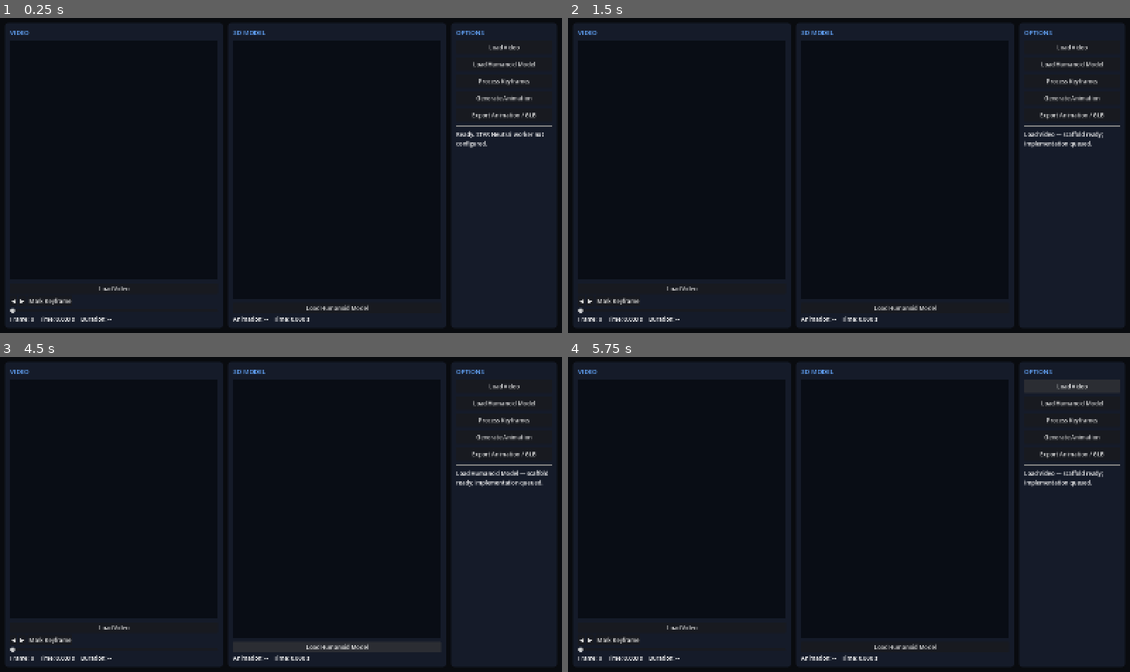
Above: before the commit, frames 1-4 (two rows, left to right).
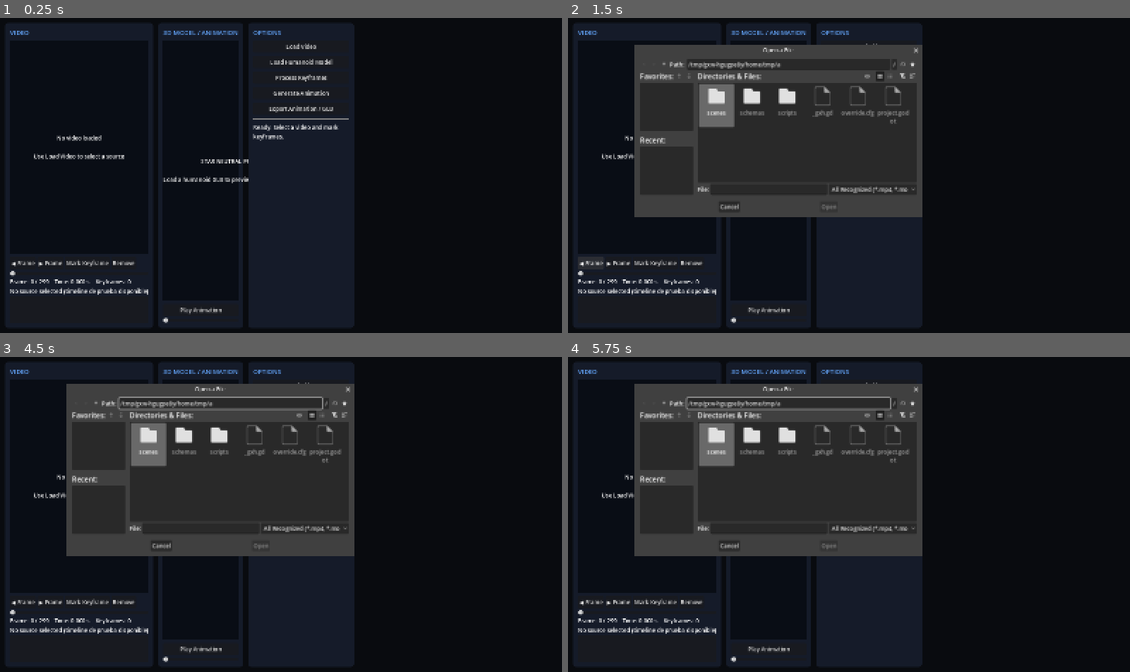
Above: after the commit, the same moments.

Repository: AoMartin/animeo-star
Game: Godot game, scene res://scenes/main.tscn
The game is run twice, just before and just after one commit, with the same random seed, the same clock (stepped at 60 frames per second) and the same inputs.
Inputs (mouse positions are in pixels of both pictures, inside the frame that each line leads up to):
- Up to frame 1 (0.25 s): no input
- Up to frame 2 (1.5 s): click "Load Video" at 0.5 s; click (590, 263) at 1.25 s, where only the run after the commit has a clickable "◀ Frame"
- Up to frame 3 (4.5 s): click (50, 602) at 2 s, where only the run after the commit has a clickable "▶ Frame"; click "Mark Keyframe" at 2.75 s; click (123, 602) at 3.5 s, where only the run after the commit has a clickable "Remove"; click "Load Humanoid Model" at 4.25 s
- Up to frame 4 (5.75 s): click "Load Video" at 5 s

The runs differ from the first frame. In frame 1, 21% of the frame differs, in the area x 1-99%, y 1-99%; in frame 2, 47%; in frame 3, 47%; in frame 4, 47%.

Commit message:
feat: add testable keyframe processing MVP

Diff:
--- a/project.godot
+++ b/project.godot
@@ -1,12 +1,21 @@
-; Animeo Star - Godot 4.7
-; Local executable/model paths live in the ignored .env file.
+; Engine configuration file.
+; It's best edited using the editor UI and not directly,
+; since the parameters that go here are not all obvious.
+;
+; Format:
+;   [section] ; section goes between []
+;   param=value ; assign values to parameters
+
 config_version=5
 
 [application]
+
 config/name="Animeo Star"
 run/main_scene="res://scenes/main.tscn"
+config/features=PackedStringArray("4.7")
 
 [display]
+
 window/size/viewport_width=1600
 window/size/viewport_height=900
 window/size/window_width_override=1600
@@ -14,6 +23,7 @@
 window/stretch/mode="canvas_items"
 
 [rendering]
+
 renderer/rendering_method="gl_compatibility"
 renderer/rendering_method.mobile="gl_compatibility"
 environment/defaults/default_clear_color=Color(0.035, 0.043, 0.06, 1)
--- a/scripts/main.gd
+++ b/scripts/main.gd
@@ -2,8 +2,19 @@
 
 const PANEL_COLOR := Color("151b29")
 const ACCENT := Color("65a8ff")
+const DATA_DIR := "user://processing"
+
 var status_label: Label
+var video_info: Label
+var frame_label: Label
 var video_slider: HSlider
+var keyframe_list: ItemList
+var source_path := ""
+var frame_index := 0
+var frame_rate := 30.0
+var frame_count := 300
+var keyframes: Dictionary = {}
+var file_dialog: FileDialog
 
 func _ready() -> void:
 	_build_ui()
@@ -11,95 +22,217 @@
 func _build_ui() -> void:
 	var margin := MarginContainer.new()
 	margin.set_anchors_and_offsets_preset(Control.PRESET_FULL_RECT)
-	margin.add_theme_constant_override("margin_left", 18)
-	margin.add_theme_constant_override("margin_top", 18)
-	margin.add_theme_constant_override("margin_right", 18)
-	margin.add_theme_constant_override("margin_bottom", 18)
+	for property in ["margin_left", "margin_top", "margin_right", "margin_bottom"]:
+		margin.add_theme_constant_override(property, 18)
 	add_child(margin)
-
 	var columns := HBoxContainer.new()
 	columns.add_theme_constant_override("separation", 14)
 	margin.add_child(columns)
-	columns.add_child(_make_workspace("VIDEO", "Load Video", true))
-	columns.add_child(_make_workspace("3D MODEL", "Load Humanoid Model", false))
-	columns.add_child(_make_options())
-
-func _make_workspace(title: String, action: String, is_video: bool) -> Control:
+	columns.add_child(_make_video_panel())
+	columns.add_child(_make_model_panel())
+	columns.add_child(_make_options_panel())
+	file_dialog = FileDialog.new()
+	file_dialog.file_mode = FileDialog.FILE_MODE_OPEN_FILE
+	file_dialog.access = FileDialog.ACCESS_FILESYSTEM
+	file_dialog.filters = PackedStringArray(["*.mp4, *.mov, *.avi, *.webm, *.ogv ; Video files", "*.* ; All files"])
+	file_dialog.file_selected.connect(_on_video_selected)
+	add_child(file_dialog)
+
+func _make_video_panel() -> Control:
+	var panel := _panel()
+	panel.size_flags_stretch_ratio = 1.0
+	var root := _column(panel)
+	root.add_child(_heading("VIDEO"))
+	var preview := ColorRect.new()
+	preview.color = Color("090d15")
+	preview.custom_minimum_size = Vector2(0, 360)
+	preview.size_flags_vertical = Control.SIZE_EXPAND_FILL
+	var preview_text := Label.new()
+	preview_text.text = "No video loaded\n\nUse Load Video to select a source"
+	preview_text.horizontal_alignment = HORIZONTAL_ALIGNMENT_CENTER
+	preview_text.vertical_alignment = VERTICAL_ALIGNMENT_CENTER
+	preview_text.set_anchors_and_offsets_preset(Control.PRESET_FULL_RECT)
+	preview.add_child(preview_text)
+	root.add_child(preview)
+	var controls := VBoxContainer.new()
+	root.add_child(controls)
+	var buttons := HBoxContainer.new()
+	controls.add_child(buttons)
+	_add_button(buttons, "◀ Frame", _previous_frame)
+	_add_button(buttons, "▶ Frame", _next_frame)
+	_add_button(buttons, "Mark Keyframe", _mark_keyframe)
+	_add_button(buttons, "Remove", _remove_keyframe)
+	video_slider = HSlider.new()
+	video_slider.min_value = 0
+	video_slider.max_value = frame_count - 1
+	video_slider.step = 1
+	video_slider.value_changed.connect(_on_slider_changed)
+	controls.add_child(video_slider)
+	frame_label = Label.new()
+	controls.add_child(frame_label)
+	video_info = Label.new()
+	controls.add_child(video_info)
+	keyframe_list = ItemList.new()
+	keyframe_list.custom_minimum_size.y = 75
+	controls.add_child(keyframe_list)
+	_update_video_state()
+	return panel
+
+func _make_model_panel() -> Control:
+	var panel := _panel()
+	panel.size_flags_stretch_ratio = 1.0
+	var root := _column(panel)
+	root.add_child(_heading("3D MODEL / ANIMATION"))
+	var preview := ColorRect.new()
+	preview.color = Color("090d15")
+	preview.custom_minimum_size = Vector2(0, 360)
+	preview.size_flags_vertical = Control.SIZE_EXPAND_FILL
+	var text := Label.new()
+	text.text = "STAR NEUTRAL PREVIEW\n\nLoad a humanoid GLB to preview retargeted motion"
+	text.horizontal_alignment = HORIZONTAL_ALIGNMENT_CENTER
+	text.vertical_alignment = VERTICAL_ALIGNMENT_CENTER
+	text.set_anchors_and_offsets_preset(Control.PRESET_FULL_RECT)
+	preview.add_child(text)
+	root.add_child(preview)
+	var controls := VBoxContainer.new()
+	root.add_child(controls)
+	_add_button(controls, "Play Animation", _play_animation)
+	var animation_slider := HSlider.new()
+	animation_slider.max_value = 1.0
+	controls.add_child(animation_slider)
+	return panel
+
+func _make_options_panel() -> Control:
+	var panel := _panel()
+	panel.custom_minimum_size.x = 300
+	panel.size_flags_horizontal = Control.SIZE_SHRINK_END
+	var root := _column(panel)
+	root.add_child(_heading("OPTIONS"))
+	_add_button(root, "Load Video", _open_video)
+	_add_button(root, "Load Humanoid Model", _load_model)
+	_add_button(root, "Process Keyframes", _process_keyframes)
+	_add_button(root, "Generate Animation", _generate_animation)
+	_add_button(root, "Export Animation / GLB", _export_animation)
+	root.add_child(HSeparator.new())
+	status_label = Label.new()
+	status_label.autowrap_mode = TextServer.AUTOWRAP_WORD_SMART
+	status_label.text = "Ready. Select a video and mark keyframes."
+	root.add_child(status_label)
+	root.add_spacer(false)
+	return panel
+
+func _panel() -> PanelContainer:
 	var panel := PanelContainer.new()
-	panel.size_flags_horizontal = Control.SIZE_EXPAND_FILL
-	panel.size_flags_stretch_ratio = 1.0
 	panel.add_theme_stylebox_override("panel", _box(PANEL_COLOR, 10))
+	return panel
+
+func _column(parent: Control) -> VBoxContainer:
 	var root := VBoxContainer.new()
 	root.add_theme_constant_override("separation", 10)
-	panel.add_child(root)
-	var heading := Label.new()
-	heading.text = title
-	heading.add_theme_font_size_override("font_size", 18)
-	heading.add_theme_color_override("font_color", ACCENT)
-	root.add_child(heading)
-	var viewport := ColorRect.new()
-	viewport.color = Color("090d15")
-	viewport.custom_minimum_size = Vector2(0, 360)
-	viewport.size_flags_vertical = Control.SIZE_EXPAND_FILL
-	root.add_child(viewport)
-	var controls := VBoxContainer.new()
-	root.add_child(controls)
+	parent.add_child(root)
+	return root
+
+func _heading(text: String) -> Label:
+	var label := Label.new()
+	label.text = text
+	label.add_theme_font_size_override("font_size", 18)
+	label.add_theme_color_override("font_color", ACCENT)
+	return label
+
+func _add_button(parent: Container, text: String, callback: Callable) -> Button:
 	var button := Button.new()
-	button.text = action
-	button.pressed.connect(_on_action.bind(action))
-	controls.add_child(button)
-	if is_video:
-		var row := HBoxContainer.new()
-		controls.add_child(row)
-		for label_text in ["◀", "▶", "Mark Keyframe"]:
-			var b := Button.new()
-			b.text = label_text
-			row.add_child(b)
-		video_slider = HSlider.new()
-		video_slider.min_value = 0
-		video_slider.max_value = 1
-		video_slider.size_flags_horizontal = Control.SIZE_EXPAND_FILL
-		controls.add_child(video_slider)
-		var info := Label.new()
-		info.text = "Frame: 0    Time: 0.000 s    Duration: --"
-		controls.add_child(info)
+	button.text = text
+	button.custom_minimum_size.y = 34
+	button.pressed.connect(callback)
+	parent.add_child(button)
+	return button
+
+func _open_video() -> void:
+	file_dialog.popup_centered_ratio(0.75)
+
+func _on_video_selected(path: String) -> void:
+	source_path = path
+	frame_index = 0
+	keyframes.clear()
+	_update_video_state()
+	_set_status("Video seleccionado. Marca los frames que quieres procesar.")
+
+func _previous_frame() -> void:
+	_set_frame(frame_index - 1)
+
+func _next_frame() -> void:
+	_set_frame(frame_index + 1)
+
+func _set_frame(value: int) -> void:
+	frame_index = clampi(value, 0, frame_count - 1)
+	if video_slider:
+		video_slider.set_value_no_signal(frame_index)
+	_update_video_state()
+
+func _on_slider_changed(value: float) -> void:
+	_set_frame(roundi(value))
+
+func _mark_keyframe() -> void:
+	keyframes[frame_index] = {"frame_index": frame_index, "timestamp": frame_index / frame_rate, "status": "pending"}
+	_update_video_state()
+	_set_status("Keyframe %d marcado." % frame_index)
+
+func _remove_keyframe() -> void:
+	keyframes.erase(frame_index)
+	_update_video_state()
+
+func _update_video_state() -> void:
+	if not frame_label:
+		return
+	frame_label.text = "Frame: %d / %d    Time: %.3f s    Keyframes: %d" % [frame_index, frame_count - 1, frame_index / frame_rate, keyframes.size()]
+	if video_info:
+		video_info.text = source_path if source_path else "No source selected (timeline de prueba disponible)"
+	if keyframe_list:
+		keyframe_list.clear()
+		var frames := keyframes.keys()
+		frames.sort()
+		for frame in frames:
+			keyframe_list.add_item("Frame %d  —  %.3f s  —  %s" % [frame, frame / frame_rate, keyframes[frame].get("status", "pending")])
+
+func _process_keyframes() -> void:
+	if keyframes.is_empty():
+		_set_status("Marca al menos un keyframe antes de procesar.")
+		return
+	DirAccess.make_dir_recursive_absolute(ProjectSettings.globalize_path(DATA_DIR))
+	var input_path := ProjectSettings.globalize_path(DATA_DIR + "/motion_input.json")
+	var output_path := ProjectSettings.globalize_path(DATA_DIR + "/motion_result.json")
+	var payload := {"schema_version": 1, "source_video": source_path, "model": "STAR_NEUTRAL", "keyframes": keyframes.values()}
+	var file := FileAccess.open(input_path, FileAccess.WRITE)
+	file.store_string(JSON.stringify(payload, "  "))
+	file.close()
+	var python := OS.get_environment("PYTHON_EXECUTABLE_PATH")
+	if python.is_empty():
+		python = "python"
+	var worker := ProjectSettings.globalize_path("res://worker/cli.py")
+	var pid := OS.create_process(python, [worker, "--input", input_path, "--output", output_path])
+	if pid == -1:
+		_set_status("No se pudo iniciar Python. Revisa PYTHON_EXECUTABLE_PATH.")
 	else:
-		var info := Label.new()
-		info.text = "Animation: --    Time: 0.000 s"
-		controls.add_child(info)
-	return panel
-
-func _make_options() -> Control:
-	var panel := PanelContainer.new()
-	panel.custom_minimum_size.x = 300
-	panel.size_flags_horizontal = Control.SIZE_SHRINK_END
-	panel.add_theme_stylebox_override("panel", _box(PANEL_COLOR, 10))
-	var root := VBoxContainer.new()
-	root.add_theme_constant_override("separation", 10)
-	panel.add_child(root)
-	var title := Label.new()
-	title.text = "OPTIONS"
-	title.add_theme_font_size_override("font_size", 18)
-	title.add_theme_color_override("font_color", ACCENT)
-	root.add_child(title)
-	for action in ["Load Video", "Load Humanoid Model", "Process Keyframes", "Generate Animation", "Export Animation / GLB"]:
-		var b := Button.new()
-		b.text = action
-		b.custom_minimum_size.y = 38
-		b.pressed.connect(_on_action.bind(action))
-		root.add_child(b)
-	var separator := HSeparator.new()
-	root.add_child(separator)
-	status_label = Label.new()
-	status_label.text = "Ready. STAR Neutral worker not configured."
-	status_label.autowrap_mode = TextServer.AUTOWRAP_WORD_SMART
-	root.add_child(status_label)
-	root.add_spacer(false)
-	return panel
-
-func _on_action(action: String) -> void:
+		_set_status("Procesamiento iniciado para %d keyframe(s)." % keyframes.size())
+
+func _load_model() -> void:
+	_set_status("Carga de GLB preparada; el importador de Skeleton3D se implementará en el siguiente paso.")
+
+func _generate_animation() -> void:
+	if keyframes.size() < 2:
+		_set_status("Se necesitan al menos 2 keyframes para interpolar una animación.")
+		return
+	_set_status("Generación preparada: interpolación temporal y SLERP se aplicarán a los resultados STAR.")
+
+func _export_animation() -> void:
+	_set_status("Exportación GLB preparada; requiere un humanoide cargado y resultados STAR procesados.")
+
+func _play_animation() -> void:
+	_set_status("Preview preparado; carga un humanoide GLB para reproducir la animación.")
+
+func _set_status(message: String) -> void:
 	if status_label:
-		status_label.text = action + " — scaffold ready; implementation queued."
+		status_label.text = message
 
 func _box(color: Color, radius: int) -> StyleBoxFlat:
 	var box := StyleBoxFlat.new()
Not shown, added: README.md
Not shown, changed: worker/cli.py
